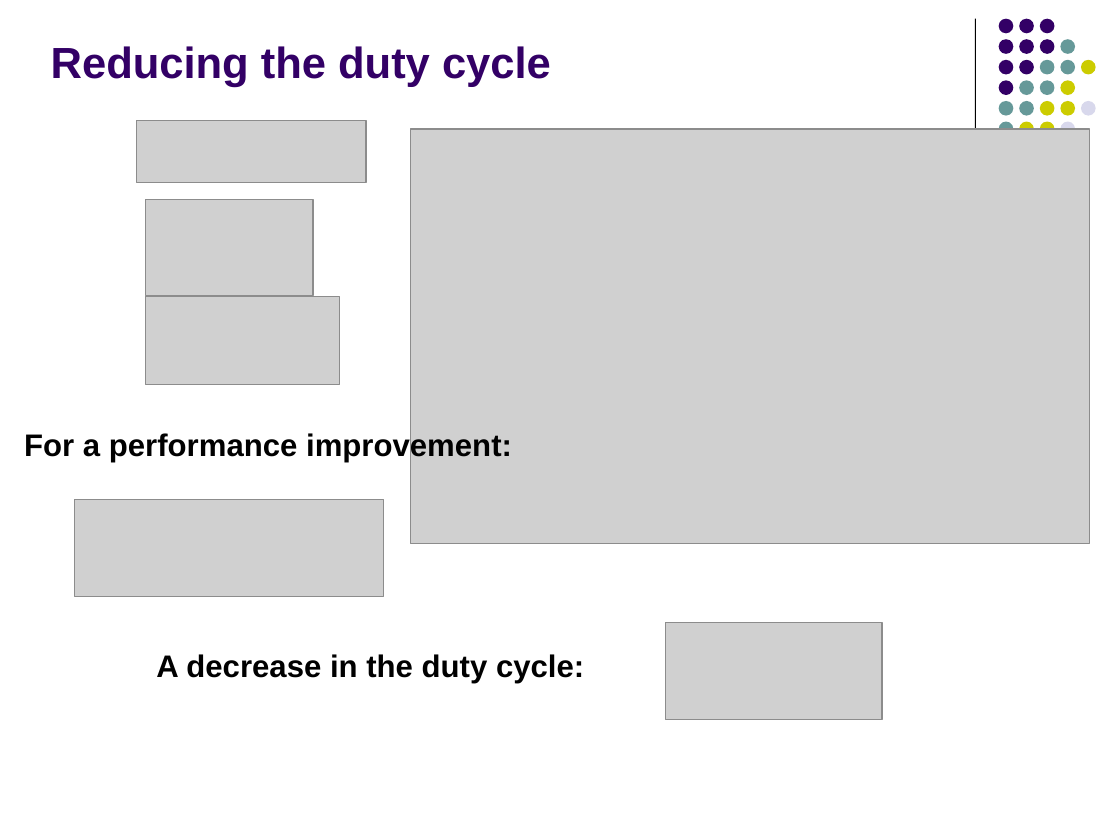
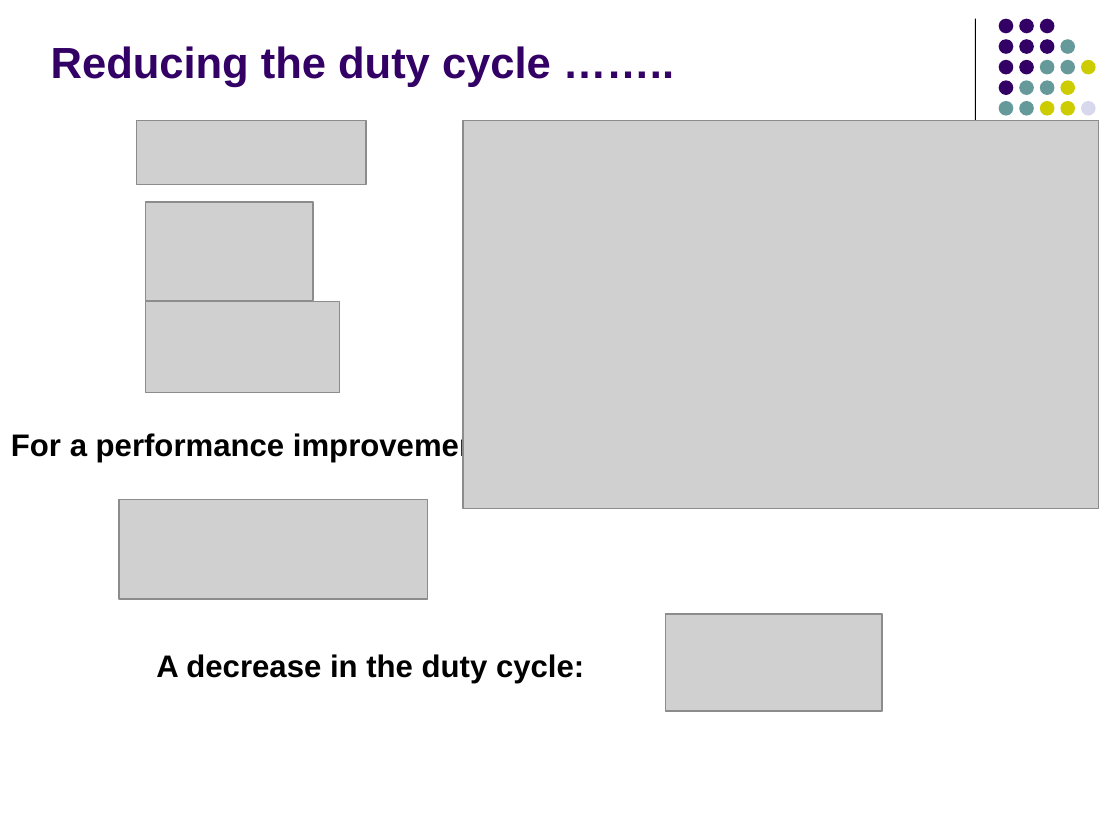
Before and after one commit to fasalex/symposium, a slide deck: slide 28 of Presentation.ppt. Drawn at 1120x840 pixels with LibreOffice and Linux fonts; fonts in the diff are those of the drawing; grey boxes stand for pictures. Boxes give left, top, right and bottom in pixels: in the first picture for what was removed or moved away, otherwise in the second. Text is boxed around its words. In the diff, an @@ line names an element or a change of style, - is before the commit and + after.

```diff
--- a/Presentation.ppt
+++ b/Presentation.ppt
@@ picture: place and size @@
-picture at [410, 129, 1089, 543]
+picture at [463, 120, 1099, 508]
@@ group removed at [999, 122, 1075, 137]: 4 ellipses @@
@@ picture: place and size @@
-picture at [146, 199, 314, 296]
+picture at [146, 202, 314, 300]
@@ picture: place and size @@
-picture at [146, 297, 339, 385]
+picture at [146, 301, 339, 392]
@@ text "For a performance improvement:": place and size @@
-text "For a performance improvement:" at [24, 432, 512, 463]
+text "For a performance improvement:" at [11, 432, 499, 463]
@@ picture: place and size @@
-picture at [75, 500, 384, 597]
+picture at [119, 500, 428, 599]
@@ picture: place and size @@
-picture at [665, 623, 881, 720]
+picture at [665, 614, 881, 711]
```
Also in this commit, not shown: 28 other slides changed, 30 other files.
